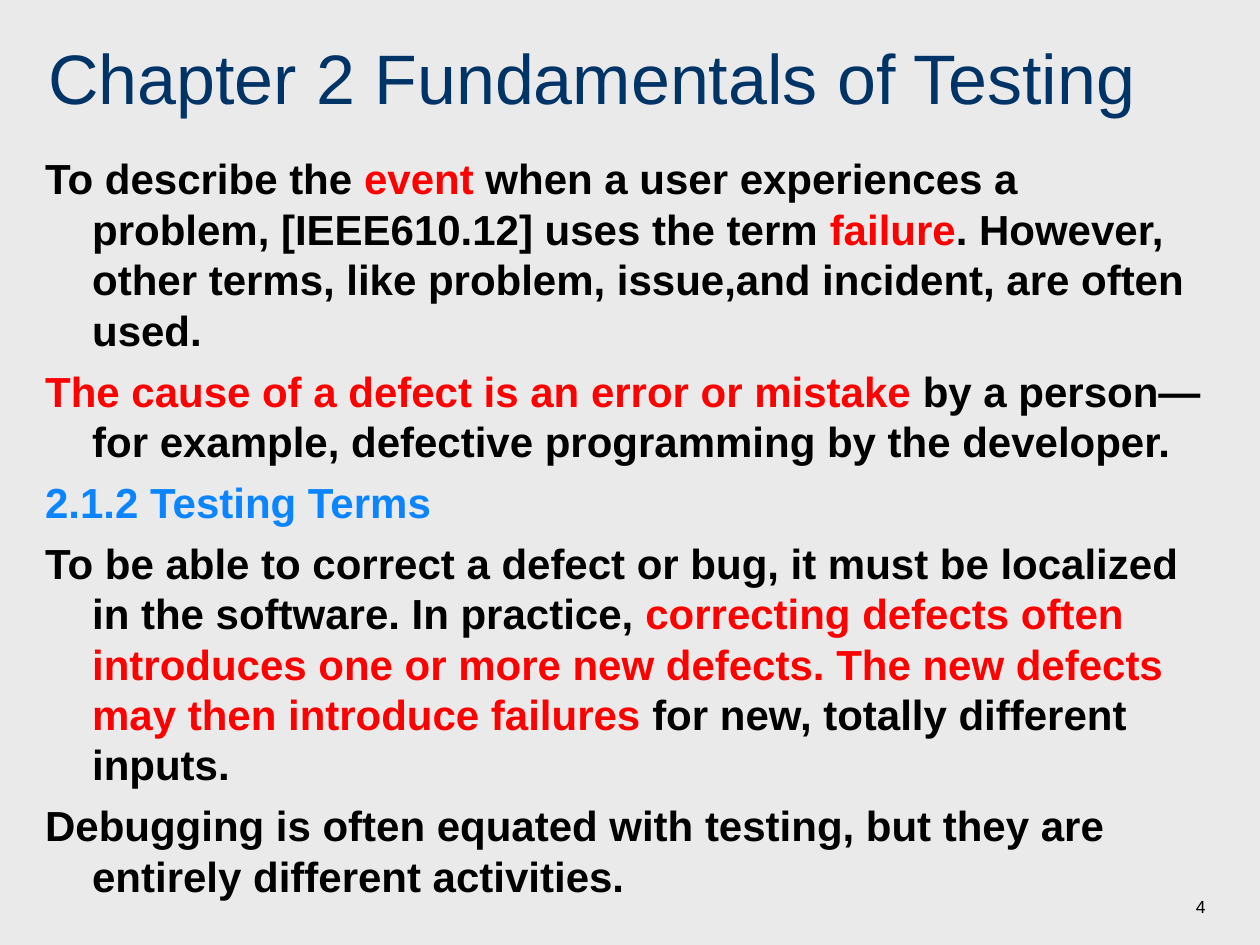
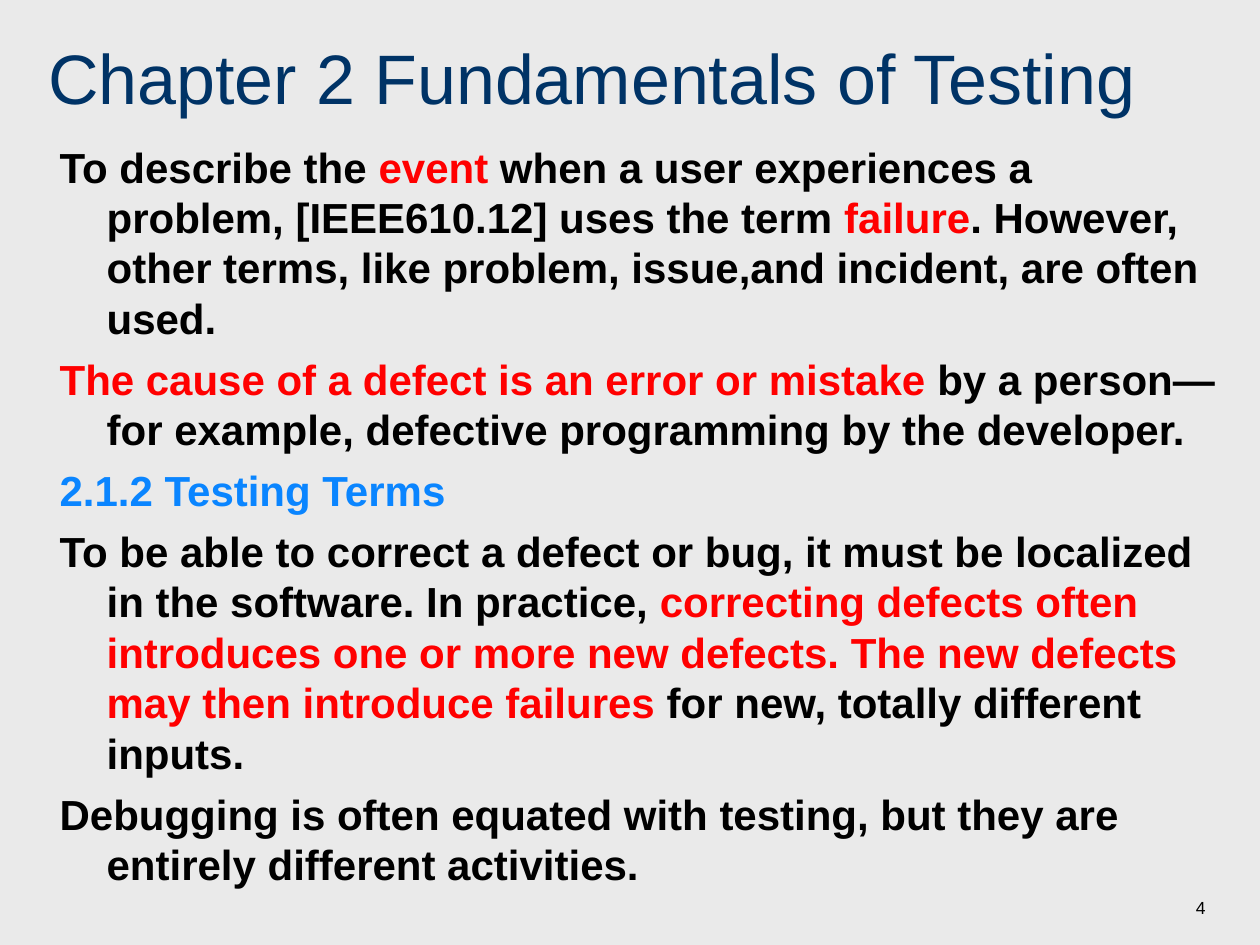
Before and after one commit to wu-hao-ze/All-assignments-and-projects-for-software-engineering-courses-at-Tongji-University, a slide deck: slide 4 of 软件测试/课件/Chapter 2 Fundamentals of Testing.ppt. Drawn at 1260x945 pixels with LibreOffice and Linux fonts; fonts in the diff are those of the drawing. Boxes give left, top, right and bottom in pixels: in the first picture for what was removed or moved away, otherwise in the second. Text is boxed around its words. In the diff, an @@ line names an element or a change of style, - is before the commit and + after.

```diff
--- a/软件测试/课件/Chapter 2 Fundamentals of Testing.ppt
+++ b/软件测试/课件/Chapter 2 Fundamentals of Testing.ppt
@@ text "To describe the event when ...": place and size @@
-text "To describe the event when ..." at (45, 163, 1200, 900)
+text "To describe the event when ..." at (60, 152, 1215, 888)
```
Also in this commit, not shown: 16 other slides changed, 27 other files.
